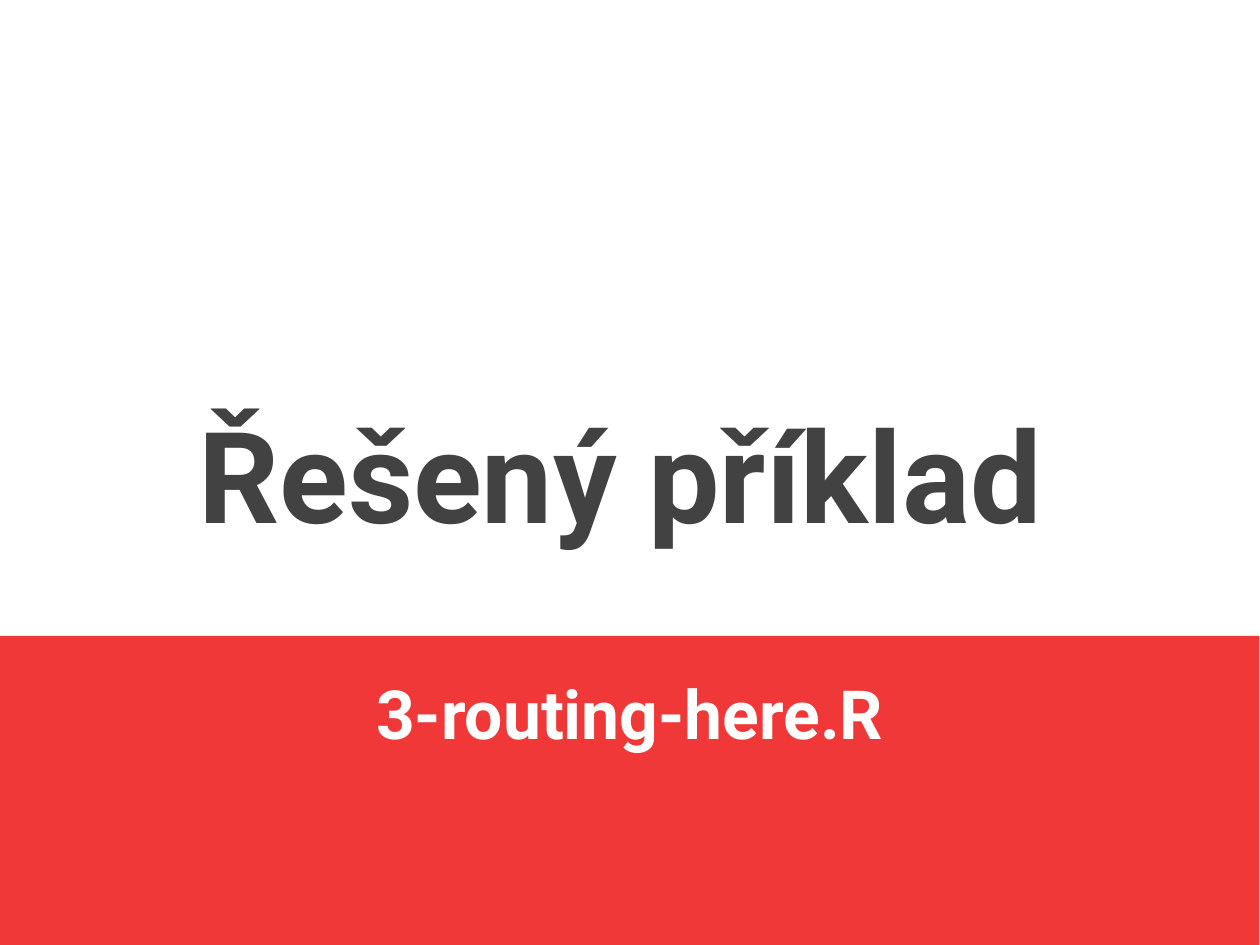
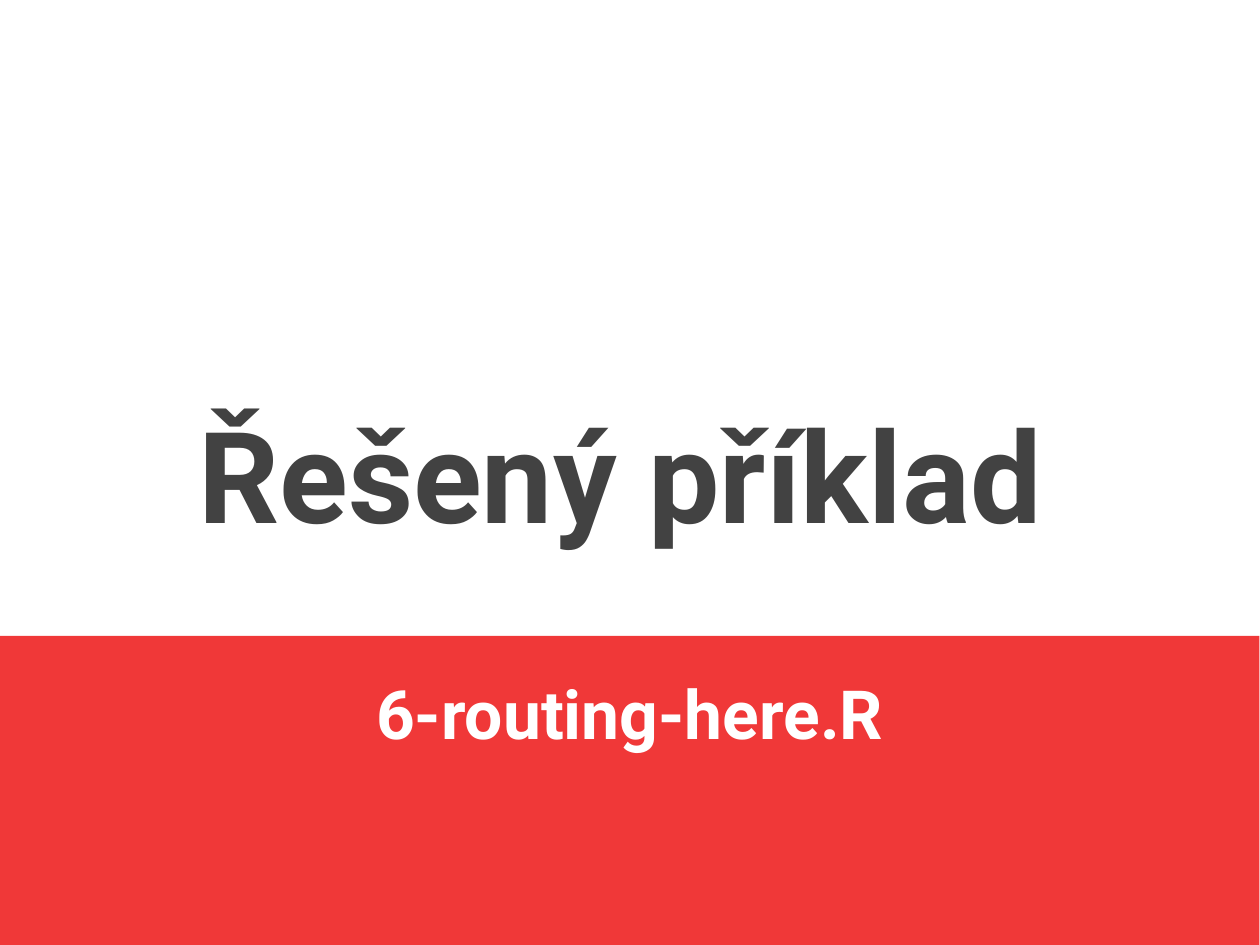
Before and after one commit to jlacko/4EK418, a slide deck: slide 5 of prez/6 - základní statistika.odp. Drawn at 1260x945 pixels with LibreOffice and Linux fonts; fonts in the diff are those of the drawing. Boxes give left, top, right and bottom in pixels: in the first picture for what was removed or moved away, otherwise in the second. Text is boxed around its words. In the diff, an @@ line names an element or a change of style, - is before the commit and + after.

```diff
--- a/prez/6 - základní statistika.odp
+++ b/prez/6 - základní statistika.odp
@@ text at box(376, 688, 883, 753): text changed @@
-3-routing-here.R
+6-routing-here.R
```
Also in this commit, not shown: 4 other slides changed, 59 other files.
